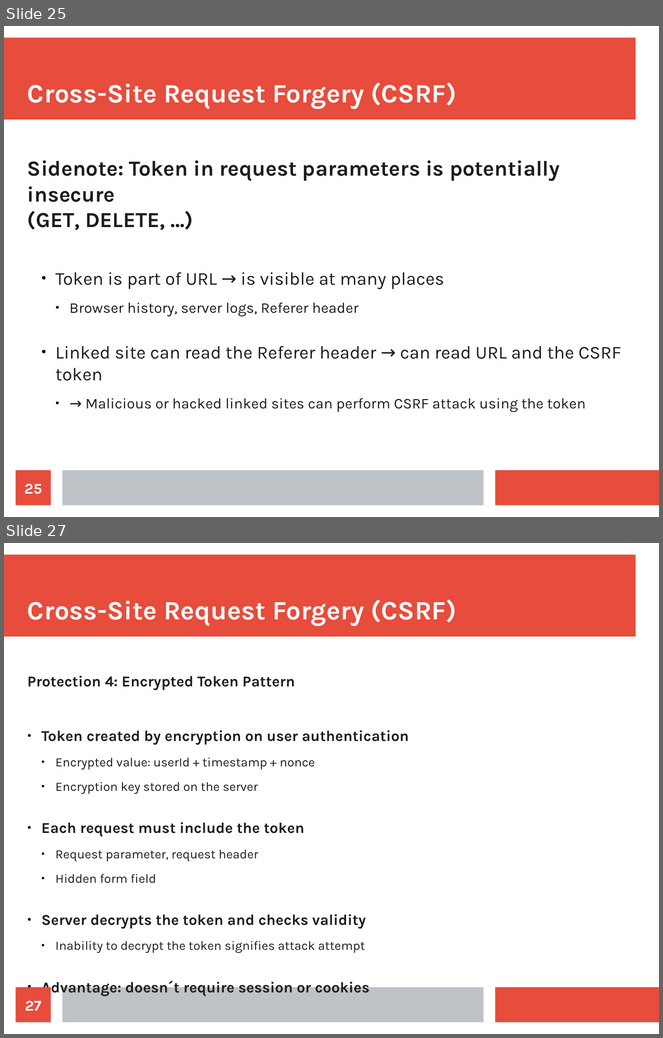
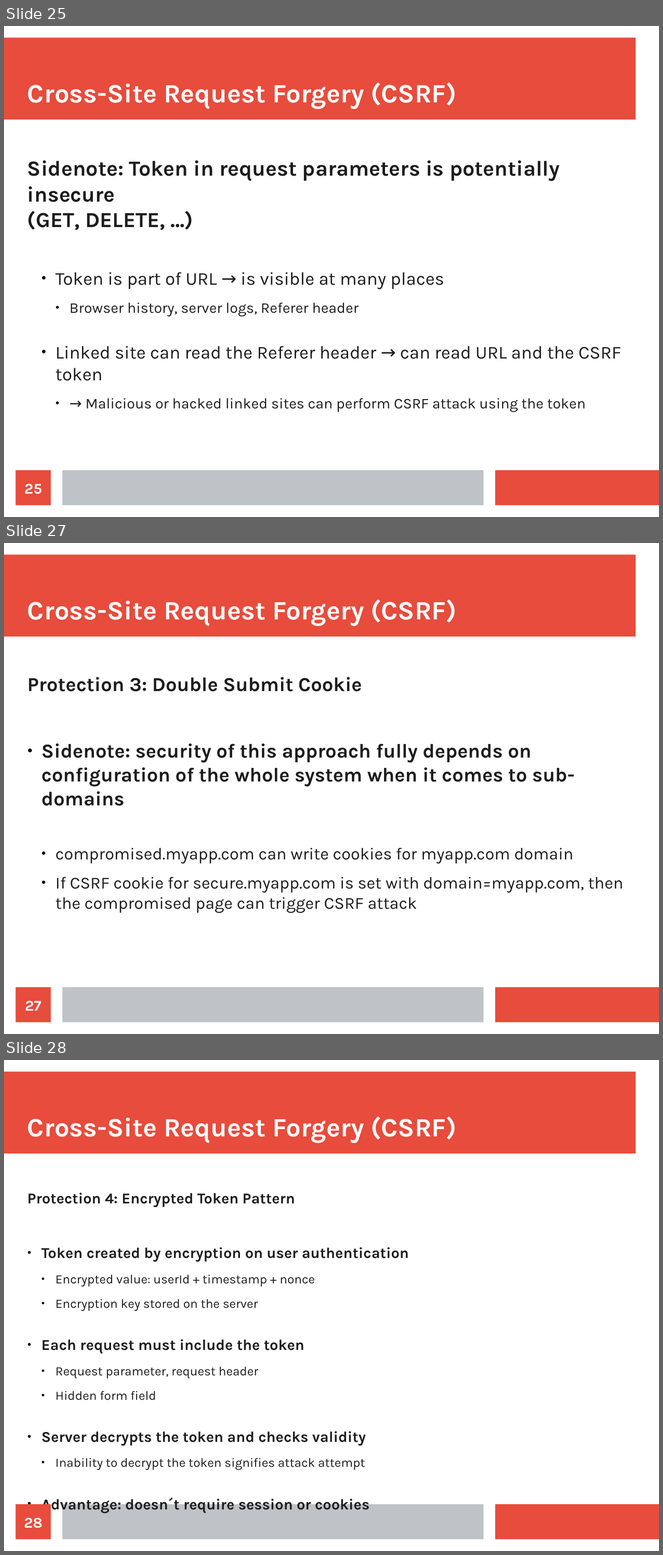
Before and after one commit to maxotta/pia-labs, a slide deck: lectures/security/security.odp. Shown one above the other, each under a label of ours: slides 25 and 27 before the commit, slides 25, 27 and 28 after it; the slides between them are not shown. The pictures are 663x1038 and 663x1555 pixels, drawn with LibreOffice and Linux fonts; fonts in the diff are those of the drawing. Boxes give left, top, right and bottom in pixels: in the first picture for what was removed or moved away, otherwise in the second. Text is boxed around its words. In the diff, an @@ line names an element or a change of style, - is before the commit and + after.

Commit message:
[lec-sec] complete security lecture

```diff
--- a/lectures/security/security.odp
+++ b/lectures/security/security.odp
@@ slide 27 added at bbox=[4, 543, 659, 1034], background #FFFFFF; not listed: 3 template elements that a slide beside it also shows @@
@@ title added at bbox=[27, 600, 457, 626], 32 pt, text #FFFFFF, bold @@
+Cross-Site Request Forgery (CSRF)
@@ text added at bbox=[27, 677, 624, 913], 20.4 pt, text #1C1C1C @@
+Protection 3: Double Submit Cookie
+● Sidenote: security of this approach fully depends on configuration of the whole system when it comes to sub-domains
+  ● compromised.myapp.com can write cookies for myapp.com domain
+  ● If CSRF cookie for secure.myapp.com is set with domain=myapp.com, then the compromised page can trigger CSRF attack
@@ page number added at bbox=[16, 988, 51, 1023], fill #E74C3C, 18 pt, text #FFFFFF, bold @@
+27
@@ what was slide 27 is now slide 28 @@
@@ page number at bbox=[24, 1518, 42, 1529]: text changed @@
-27
+28
```
Also in this commit, not shown: 15 slides changed, 2 other slides added, 3 slides removed, 8 other files.
